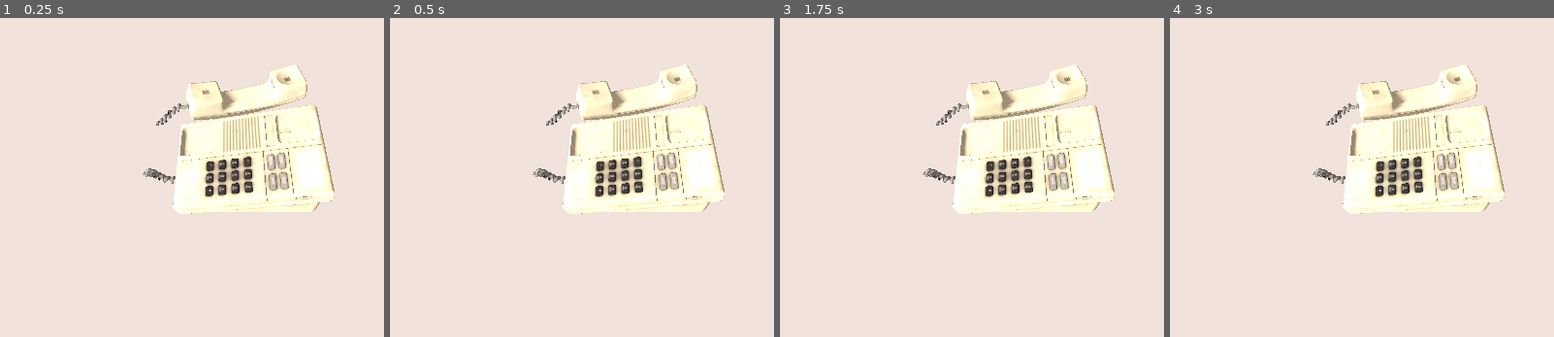
Above: before the commit, frames 1-4 (left to right).
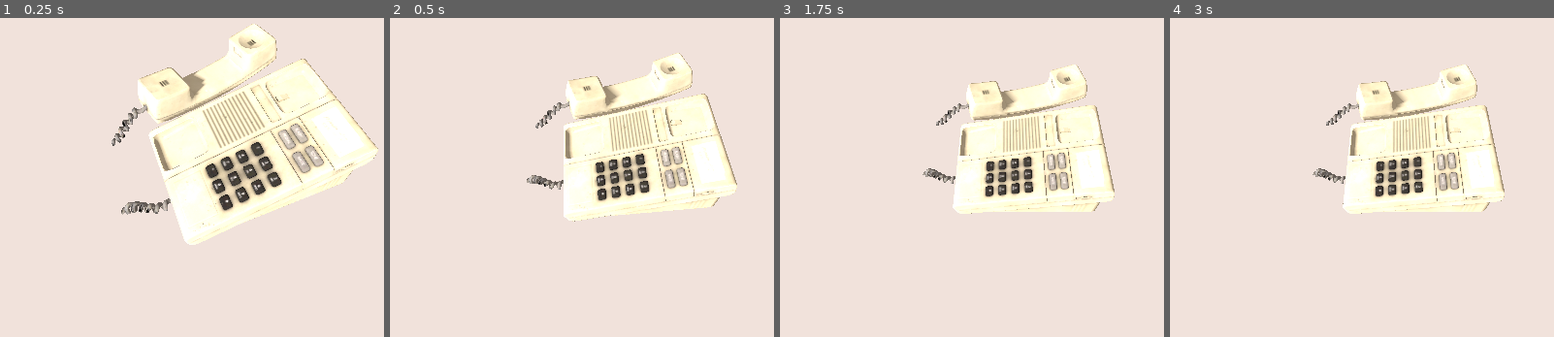
Above: after the commit, the same moments.

Repository: GuillaumePoly/newskin
Game: Godot game, scene res://phone/phone_scene.tscn
Two runs of this game, one before a commit and one after it. Both use one fixed random seed, a clock stepped at 60 frames per second and the inputs below.
Inputs (mouse positions are in pixels of both pictures, inside the frame that each line leads up to):
- Up to frame 1 (0.25 s): no input
- Up to frame 2 (0.5 s): no input
- Up to frame 3 (1.75 s): move the mouse to (outside the picture) at 0.52 s; click (outside the picture) at 0.6 s; move the mouse to (852, 193) at 1.27 s; click (852, 193) at 1.35 s
- Up to frame 4 (3 s): tap Enter at 2 s; move the mouse to (1473, 75) at 2.02 s; click (1473, 75) at 2.1 s; tap Space at 2.75 s; move the mouse to (1358, 257) at 2.77 s; click (1358, 257) at 2.85 s

The runs differ from the first frame. In frame 1, 18% of the frame differs, in the area x 29-99%, y 1-72%; in frame 2, 9.4%; in frame 3, less than 0.1%; in frame 4, less than 0.1%.

Commit message:
coucouuu

Diff:
--- a/flower/assets/flower_petal.gdshader
+++ b/flower/assets/flower_petal.gdshader
@@ -57,7 +57,9 @@
 
 	ROUGHNESS = 1.0;
 
+	float dist_to_mouse = length(screen_pos - grab_mouse_position);
+	dist_to_mouse = smoothstep(0.075, 0.0, dist_to_mouse);
 
 	vec3 emission_tex = texture(texture_emission, base_uv).rgb;
-	EMISSION = (emission.rgb + emission_tex) * emission_energy;
+	EMISSION = (emission.rgb + emission_tex) * emission_energy * dist_to_mouse;
 }
--- a/flower/flower.gd
+++ b/flower/flower.gd
@@ -1,13 +1,11 @@
 extends Node3D
 
 class Petal:
-	var area : Area3D
+	var rigidbody : RigidBody3D
 	var material : ShaderMaterial
-	var linear_velocity := Vector3.ZERO
-	var angular_velocity := Vector3.ZERO
 
-	func _init(_area : Area3D, _material : ShaderMaterial) -> void:
-		area = _area
+	func _init(_rigidbody : RigidBody3D, _material : ShaderMaterial) -> void:
+		rigidbody = _rigidbody
 		material = _material
 
 var last_petal_selected : Petal
@@ -21,38 +19,54 @@
 		if child is MeshInstance3D && child.name.contains("petals"):
 			(child as MeshInstance3D).set_surface_override_material(0, child.get_active_material(0).duplicate())
 
-			var petal_area := Area3D.new()
-			add_child(petal_area)
-			petal_area.global_position = child.global_position
-			#petal_area.set_collision_layer_value(1, false)
-			petal_area.set_collision_mask_value(1, false)
-			child.reparent(petal_area)
+			var petal_rb := RigidBody3D.new()
+			add_child(petal_rb)
+			petal_rb.global_position = child.global_position
+			petal_rb.set_collision_layer_value(1, true)
+			petal_rb.set_collision_layer_value(2, false)
+			petal_rb.set_collision_mask_value(1, false)
+			petal_rb.set_collision_mask_value(2, true)
+			petal_rb.freeze = true
+			petal_rb.mass = 0.005
+			petal_rb.gravity_scale = 0.75
+			petal_rb.continuous_cd = true
+			petal_rb.angular_damp = 10.0
+			child.reparent(petal_rb)
 
 			var col_shape := CollisionShape3D.new()
-			col_shape.shape = ConcavePolygonShape3D.new()
-			col_shape.shape.set_faces(child.mesh.get_faces())
 
-			petal_area.add_child(col_shape)
-			col_shape.global_position = petal_area.global_position
+			(child as MeshInstance3D).create_convex_collision(false)
+			col_shape.shape = (child.get_child(0).get_child(0) as CollisionShape3D).shape.duplicate()
+			child.get_child(0).queue_free()
 
-			var petal := Petal.new(petal_area, (child as MeshInstance3D).get_surface_override_material(0))
+			petal_rb.add_child(col_shape)
+			col_shape.global_position = petal_rb.global_position
 
-			petal_area.mouse_entered.connect(_on_petal_mouse_entered.bind(petal))
-			petal_area.mouse_exited.connect(_on_petal_mouse_exited.bind(petal))
+			var petal := Petal.new(petal_rb, (child as MeshInstance3D).get_surface_override_material(0))
+
+			petal_rb.mouse_entered.connect(_on_petal_mouse_entered.bind(petal))
+			petal_rb.mouse_exited.connect(_on_petal_mouse_exited.bind(petal))
 
 
 func _input(event: InputEvent) -> void:
 	if Input.is_action_just_pressed("click"):
 		if last_petal_selected != null:
+			GameManager.camera.enable_rotation = false
 			grabbed_petal = last_petal_selected
 			grabbed_petal.material.set_shader_parameter("grab_mouse_position", Vector2(get_viewport().get_mouse_position()) / Vector2(get_viewport().size))
-	if Input.is_action_just_released("click") && grabbed_petal != null:
-		var tween := create_tween()
-		tween.set_trans(Tween.TRANS_ELASTIC)
-		tween.set_ease(Tween.EASE_OUT)
-		tween.tween_method(_tween_deform_parameter.bind(grabbed_petal), deform, Vector2.ZERO, 0.5)
-		deform = Vector2.ZERO
-		grabbed_petal = null
+	if Input.is_action_just_released("click"):
+		GameManager.camera.enable_rotation = true
+
+		if grabbed_petal != null:
+			var tween := create_tween()
+			tween.set_trans(Tween.TRANS_ELASTIC)
+			tween.set_ease(Tween.EASE_OUT)
+			tween.tween_method(_tween_deform_parameter.bind(grabbed_petal), deform, Vector2.ZERO, 0.75)
+			deform = Vector2.ZERO
+			grabbed_petal = null
+
+	if event is InputEventMouseMotion && last_petal_selected != null:
+		last_petal_selected.material.set_shader_parameter("grab_mouse_position", Vector2(event.position) / Vector2(get_viewport().size))
 
 	if event is InputEventMouseMotion && grabbed_petal != null:
 		deform += Vector2(event.relative.x, -event.relative.y) / Vector2(get_viewport().size) * 0.1
@@ -60,12 +74,23 @@
 
 		if deform.length() > 0.03:
 			var tween := create_tween()
-			tween.set_trans(Tween.TRANS_ELASTIC)
+			tween.set_trans(Tween.TRANS_BOUNCE)
 			tween.set_ease(Tween.EASE_OUT)
-			tween.tween_method(_tween_deform_parameter.bind(grabbed_petal), deform, Vector2.ZERO, 0.5)
+			tween.tween_method(_tween_deform_parameter.bind(grabbed_petal), deform, Vector2.ZERO, 0.75)
 			deform = Vector2.ZERO
-			grabbed_petal.linear_velocity = (grabbed_petal.area.global_position - global_position) * Vector3(20.0, 10.0, 20.0)
-			grabbed_petal.angular_velocity = Vector3(randf() * 2.0 - 1.0, randf() * 2.0 - 1.0, randf() * 2.0 - 1.0)
+			grabbed_petal.rigidbody.freeze = false
+
+			var camera = get_viewport().get_camera_3d()
+			var origin = camera.project_ray_origin(event.position);
+			var direction = camera.project_ray_normal(event.position);
+			var plane = Plane(0.0, 1.0, 0.0, grabbed_petal.rigidbody.global_position.y);
+			var point = plane.intersects_ray(origin, direction);
+			var delta : Vector3 = (grabbed_petal.rigidbody.global_position - Vector3.UP * 0.1) - point
+
+			grabbed_petal.rigidbody.apply_impulse(
+				-delta * Vector3(1.0, 3.0, 1.0) * 0.01,
+				 Vector3.ONE * 0.5
+				)
 			petals_fallen.append(grabbed_petal)
 			grabbed_petal = null
 
@@ -74,17 +99,9 @@
 	petal.material.set_shader_parameter("deform", progress)
 
 
-func _physics_process(delta: float) -> void:
-	for petal in petals_fallen:
-		petal.linear_velocity += Vector3.DOWN * delta * 9.81
-		petal.area.global_position += petal.linear_velocity * delta * 0.1
-
-		petal.area.global_rotation += petal.angular_velocity * delta
-
-
 func _on_petal_mouse_entered(petal : Petal):
 	last_petal_selected = petal
-	petal.material.set_shader_parameter("emission", Color.DARK_SLATE_GRAY)
+	petal.material.set_shader_parameter("emission", Color("#7F3636"))
 
 
 func _on_petal_mouse_exited(petal : Petal):
--- a/flower/flower_scene.tscn
+++ b/flower/flower_scene.tscn
@@ -1,23 +1,84 @@
-[gd_scene load_steps=3 format=3 uid="uid://ulv8gpjxnlox"]
+[gd_scene load_steps=9 format=3 uid="uid://ulv8gpjxnlox"]
 
 [ext_resource type="PackedScene" uid="uid://decqhh2fiemr7" path="res://flower/flower.tscn" id="1_3x2wx"]
+[ext_resource type="PackedScene" uid="uid://buvo41hrqtkd8" path="res://phone/camera_scene.tscn" id="2_xmhxm"]
 
 [sub_resource type="Environment" id="Environment_6a3x1"]
 background_mode = 1
-background_color = Color(0.353842, 0.397162, 0.290362, 1)
-ambient_light_source = 2
-ambient_light_color = Color(0.353178, 0.237899, 0.253883, 1)
+background_color = Color(0.753774, 0.245417, 0.230641, 1)
+ambient_light_color = Color(0.529376, 0.313678, 0.5255, 1)
+reflected_light_source = 1
+sdfgi_min_cell_size = 0.0292969
+sdfgi_cascade0_distance = 1.875
+sdfgi_max_distance = 30.0
+
+[sub_resource type="StandardMaterial3D" id="StandardMaterial3D_ongnr"]
+transparency = 1
+blend_mode = 2
+albedo_color = Color(0.695503, 0.695503, 0.695503, 1)
+shadow_to_opacity = true
+proximity_fade_enabled = true
+
+[sub_resource type="PlaneMesh" id="PlaneMesh_bakm5"]
+material = SubResource("StandardMaterial3D_ongnr")
+size = Vector2(4, 4)
+
+[sub_resource type="BoxShape3D" id="BoxShape3D_x52c4"]
+size = Vector3(10, 0.5, 10)
+
+[sub_resource type="SphereShape3D" id="SphereShape3D_8vid3"]
+radius = 0.300604
+
+[sub_resource type="SphereMesh" id="SphereMesh_uj8fe"]
 
 [node name="FlowerScene" type="Node3D"]
 
 [node name="DirectionalLight3D" type="DirectionalLight3D" parent="."]
-transform = Transform3D(-0.866025, -0.433013, 0.25, 0, 0.5, 0.866025, -0.5, 0.75, -0.433013, 0, 0, 0)
+transform = Transform3D(0.948381, 0.310237, -0.0657661, -0.209243, 0.767974, 0.605338, 0.238308, -0.560335, 0.793244, 0, 0, 0)
+light_energy = 1.903
 shadow_enabled = true
-
-[node name="Camera3D" type="Camera3D" parent="."]
-transform = Transform3D(1, 0, 0, 0, 0.866025, 0.5, 0, -0.5, 0.866025, 0.0522899, 0.449999, 0.430323)
+shadow_bias = 0.01
+shadow_normal_bias = 10.0
+shadow_opacity = 0.62
+shadow_blur = 3.097
+directional_shadow_mode = 1
+directional_shadow_split_1 = 0.236
+directional_shadow_max_distance = 3.0
 
 [node name="WorldEnvironment" type="WorldEnvironment" parent="."]
 environment = SubResource("Environment_6a3x1")
 
 [node name="Flower" parent="." instance=ExtResource("1_3x2wx")]
+transform = Transform3D(0.258819, 0, 0.965926, 0, 1, 0, -0.965926, 0, 0.258819, -0.00163019, 0, 0.0497221)
+
+[node name="Camera3D" parent="." instance=ExtResource("2_xmhxm")]
+transform = Transform3D(1, 0, 0, 0, 1, 0, 0, 0, 1, 0, 0.562699, 1.02973)
+fov = 25.0
+camera_radius = 1.75
+camera_target = Vector3(0, 0.22, 0)
+
+[node name="ShadowPlane" type="MeshInstance3D" parent="."]
+mesh = SubResource("PlaneMesh_bakm5")
+
+[node name="StaticBody3D" type="StaticBody3D" parent="ShadowPlane"]
+collision_layer = 3
+collision_mask = 3
+
+[node name="CollisionShape3D" type="CollisionShape3D" parent="ShadowPlane/StaticBody3D"]
+transform = Transform3D(1, 0, 0, 0, 1, 0, 0, 0, 1, 0, -0.247559, 0)
+shape = SubResource("BoxShape3D_x52c4")
+
+[node name="Area3D" type="Area3D" parent="."]
+gravity_space_override = 3
+gravity_point = true
+gravity_point_center = Vector3(0, 0, 0)
+gravity_direction = Vector3(0, 0, 0)
+gravity = -9.81
+
+[node name="CollisionShape3D" type="CollisionShape3D" parent="Area3D"]
+shape = SubResource("SphereShape3D_8vid3")
+
+[node name="MeshInstance3D" type="MeshInstance3D" parent="Area3D"]
+transform = Transform3D(0.085, 0, 0, 0, 0.085, 0, 0, 0, 0.085, 0, 0, 0)
+mesh = SubResource("SphereMesh_uj8fe")
+skeleton = NodePath("../..")
--- a/phone/camera_scene.gd
+++ b/phone/camera_scene.gd
@@ -2,11 +2,11 @@
 class_name RotatableCamera
 
 @export var camera_radius: float = 10.0
+@export var camera_target: Vector3 = Vector3.ZERO
 
-var rotation_enabled := true
+var enable_rotation := true
 
-var camera_sensitivity: float = 0.01
-var camera_target: Vector3 = Vector3.ZERO
+var camera_sensitivity: float = 0.1
 var mouse_button_pressed_at_previous_frame: bool = false
 var previous_mouse_position: Vector2
 
@@ -20,12 +20,8 @@
 var max_longitude: float = PI / 3
 
 
-func _ready() -> void:
-	rotate_camera(longitude, latitude)
-
-
-func _process(_delta: float):
-	if !rotation_enabled:
+func _process(delta: float):
+	if !enable_rotation:
 		return
 
 	if Input.is_mouse_button_pressed(MOUSE_BUTTON_LEFT):
@@ -34,19 +30,20 @@
 			mouse_button_pressed_at_previous_frame = true
 			previous_mouse_position = current_mouse_position
 		else:
-			var camera_displacement: Vector2 = current_mouse_position - previous_mouse_position
+			var camera_displacement: Vector2 = (current_mouse_position - previous_mouse_position) * delta
 			longitude = clamp(longitude + camera_displacement.x * camera_sensitivity, min_longitude, max_longitude)
 			latitude = clamp(latitude - camera_displacement.y * camera_sensitivity, min_latitude, max_latitude)
-			rotate_camera(longitude, latitude)
 			previous_mouse_position = current_mouse_position
 	else:
 		mouse_button_pressed_at_previous_frame = false
 
+	rotate_camera(delta)
 
-func rotate_camera(new_longitude: float, new_latitude):
-	var x: float = camera_radius * cos(new_latitude) * cos(new_longitude)
-	var y: float = camera_radius * sin(new_latitude)
-	var z: float = - camera_radius * cos(new_latitude) * sin(new_longitude)
 
-	global_position = Vector3(x, y, z)
+func rotate_camera(delta : float):
+	var x: float = camera_radius * cos(latitude) * cos(longitude)
+	var y: float = camera_radius * sin(latitude)
+	var z: float = - camera_radius * cos(latitude) * sin(longitude)
+
+	global_position = Vector3(x, y, z).lerp(global_position, exp(-5.0 * delta))
 	look_at(camera_target)
--- a/project.godot
+++ b/project.godot
@@ -19,6 +19,10 @@
 
 GameManager="*res://common/GameManager.gd"
 
+[display]
+
+window/size/always_on_top=true
+
 [global_group]
 
 rotatable_camera=""
Not shown, changed: flower/assets/flower.blend
Not shown, changed: flower/assets/flower.blend1
